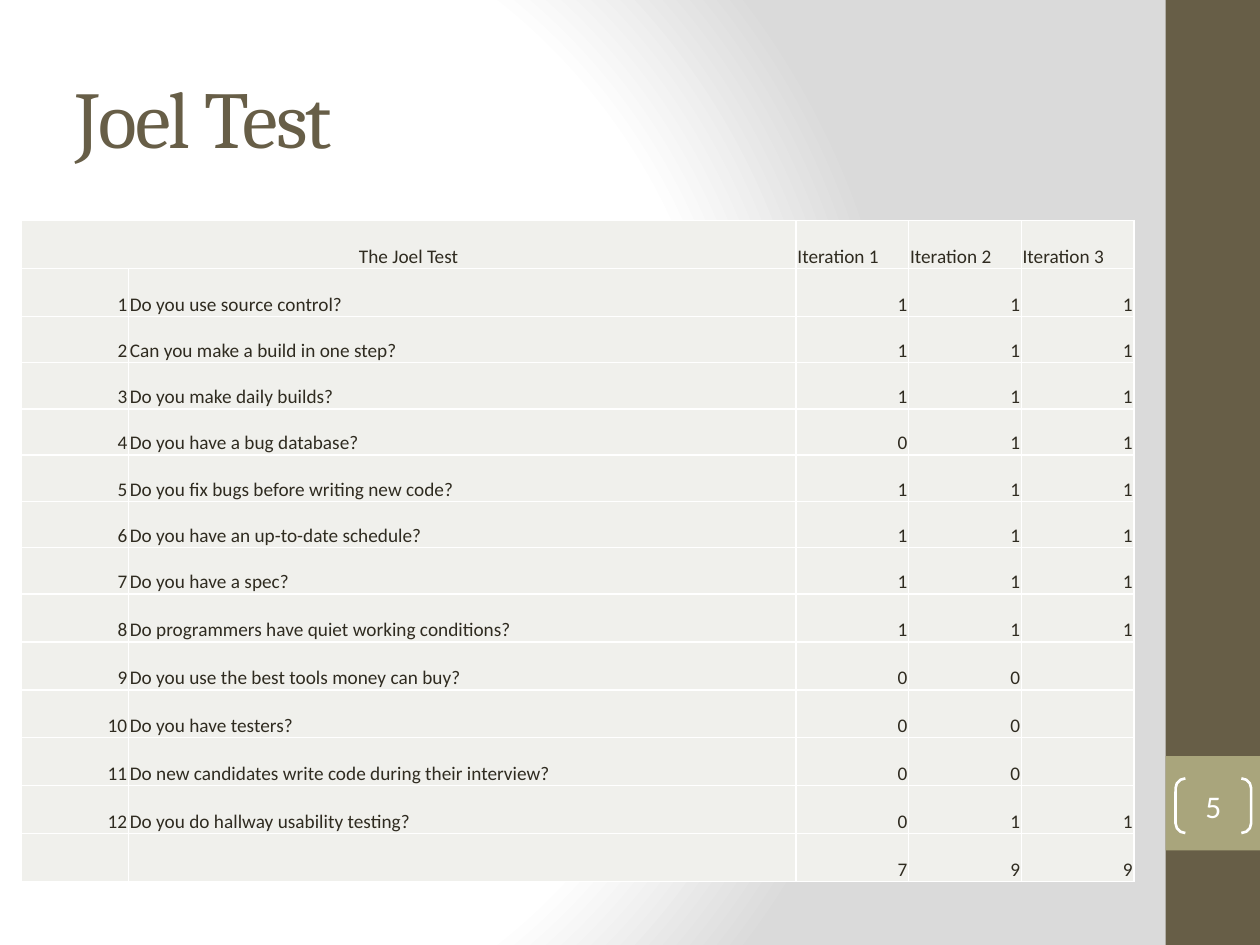
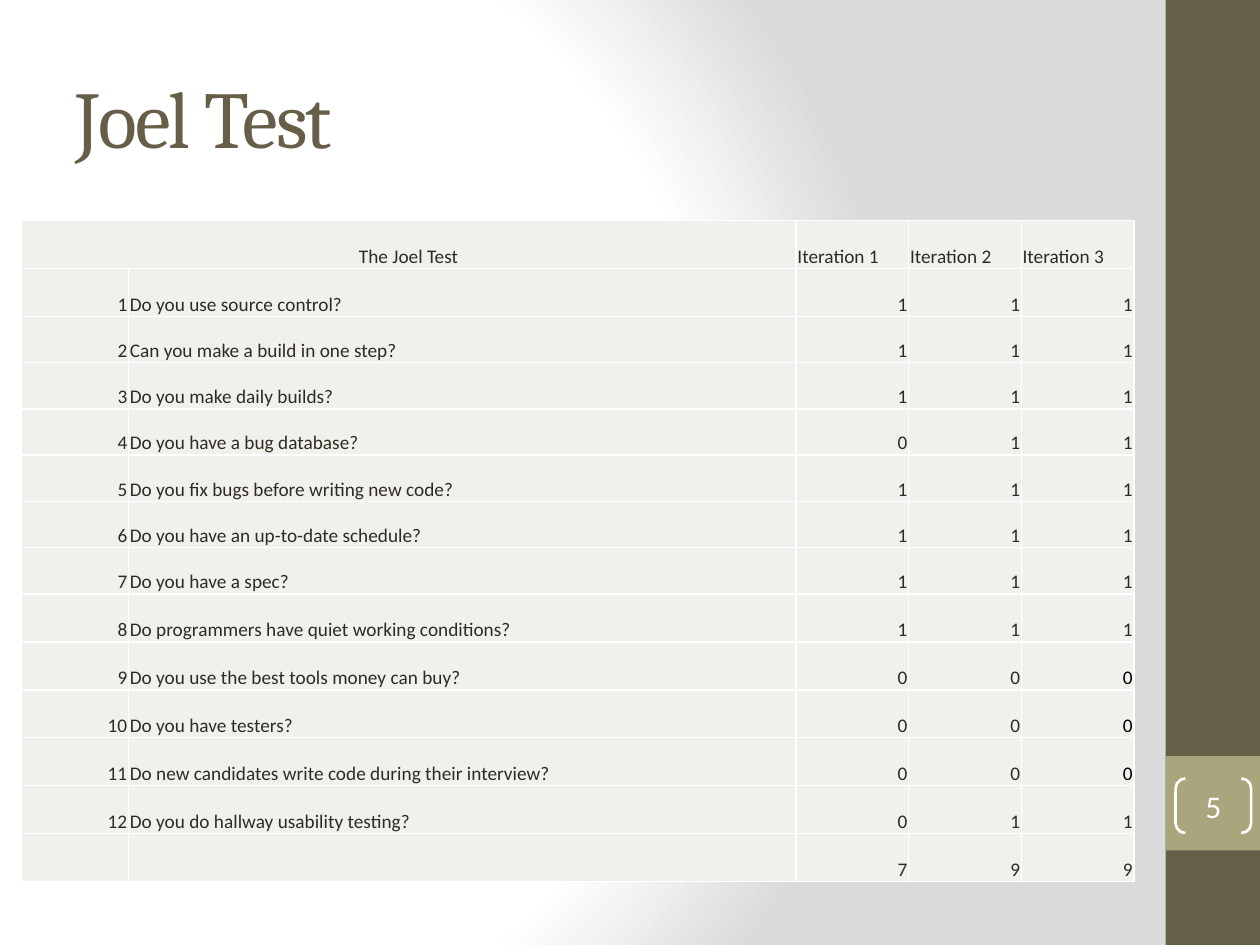
Before and after one commit to DanLain/ProjectManagement, a slide deck: slide 5 of Iteration 3 PowerPoint/Team 3 Iteration 3.pptx. Drawn at 1260x945 pixels with LibreOffice and Linux fonts; fonts in the diff are those of the drawing. Boxes give left, top, right and bottom in pixels: in the first picture for what was removed or moved away, otherwise in the second. Text is boxed around its words. In the diff, an @@ line names an element or a change of style, - is before the commit and + after.

```diff
--- a/Iteration 3 PowerPoint/Team 3 Iteration 3.pptx
+++ b/Iteration 3 PowerPoint/Team 3 Iteration 3.pptx
@@ table at (21, 220, 1133, 882) @@
-row 10, column 5: 
+row 10, column 5: 0
-row 11, column 5: 
+row 11, column 5: 0
-row 12, column 5: 
+row 12, column 5: 0
```
Also in this commit, not shown: 3 other slides changed.
